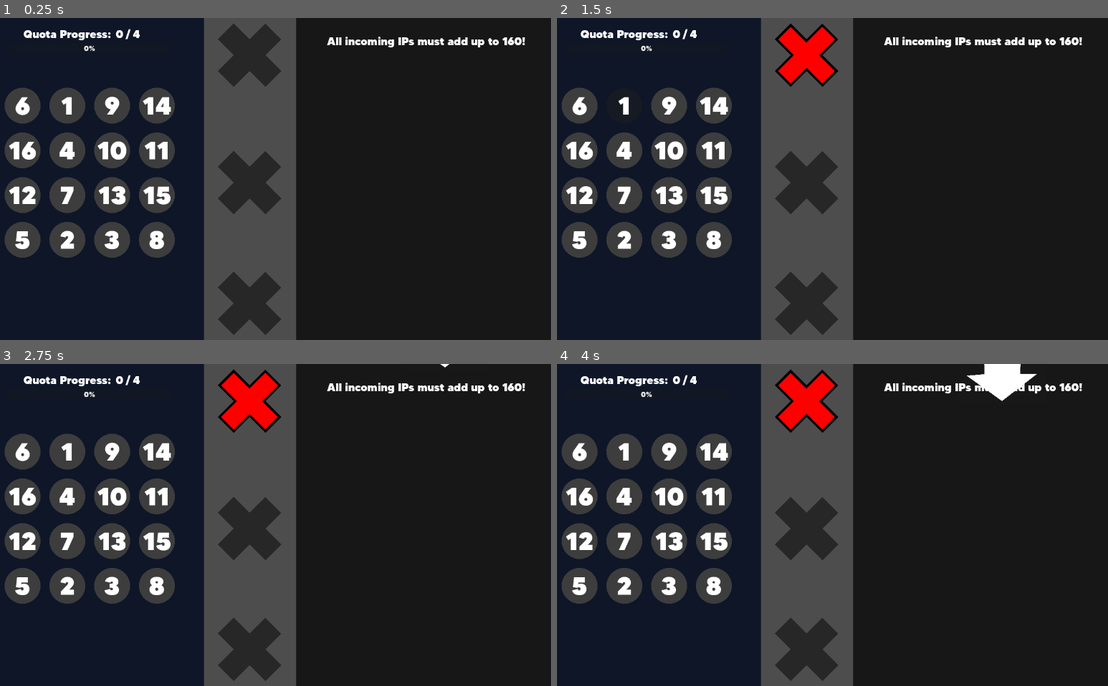
Above: before the commit, frames 1-4 (two rows, left to right).
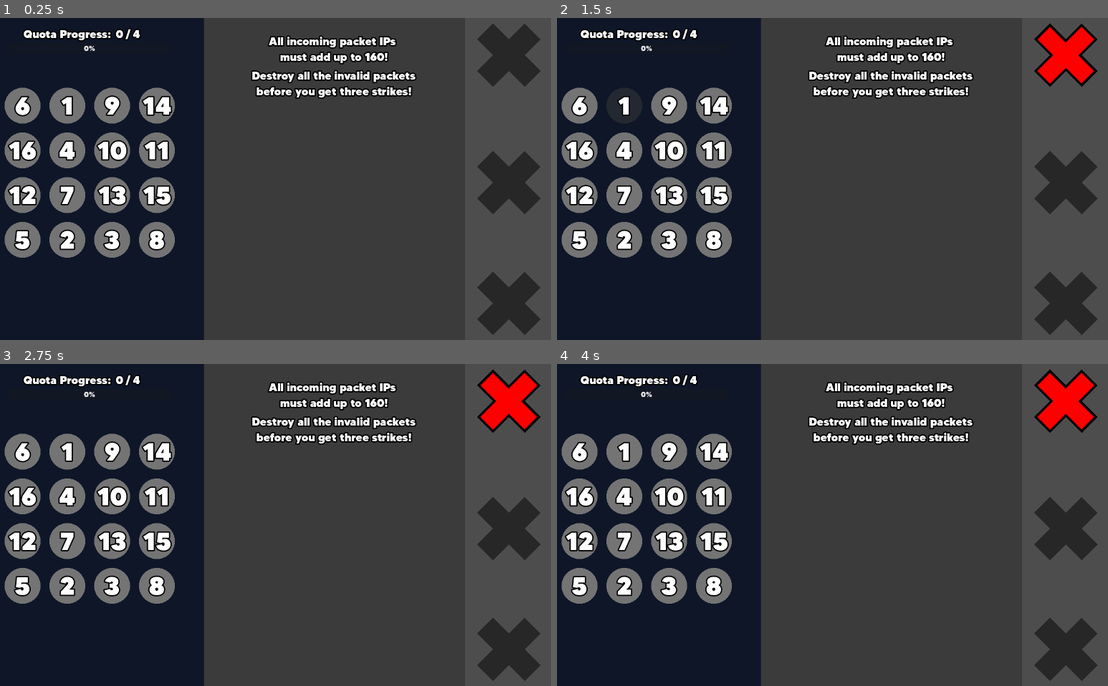
Above: after the commit, the same moments.

Repository: SHKBRD/GameOfRiskCyber
Game: Godot game, scene res://scenes/game_scene.tscn
Same seed, same stepped clock (60 frames per second), same inputs: the game is played once before the commit and once after it.
Inputs (mouse positions are in pixels of both pictures, inside the frame that each line leads up to):
- Up to frame 1 (0.25 s): no input
- Up to frame 2 (1.5 s): tap Enter at 0.5 s; move the mouse to (579, 104) at 0.52 s; click (579, 104) at 0.6 s; move the mouse to (623, 104) at 1.27 s; tap T (Check) at 1.35 s
- Up to frame 3 (2.75 s): click (66, 450) at 1.55 s; tap Space at 2 s; move the mouse to (110, 450) at 2.02 s; click (110, 450) at 2.1 s
- Up to frame 4 (4 s): tap Enter at 2.75 s; move the mouse to (711, 450) at 2.77 s; click (711, 450) at 2.85 s; move the mouse to (579, 496) at 3.52 s; tap T (Check) at 3.6 s; click (579, 496) at 3.8 s

The runs differ from the first frame. In frame 1, 49% of the frame differs, in the area x 0-100%, y 0-100%; in frame 2, 51%; in frame 3, 51%; in frame 4, 51%.

Commit message:
add progress

Diff:
--- a/assets/themes/work.tres
+++ b/assets/themes/work.tres
@@ -3,6 +3,7 @@
 [ext_resource type="FontFile" uid="uid://w1uj2x21q4go" path="res://assets/fonts/made_tommy/MADE TOMMY Black_PERSONAL USE.otf" id="1_g8n7o"]
 
 [resource]
+Label/constants/outline_size = 11
 Label/font_sizes/font_size = 25
 Label/fonts/font = ExtResource("1_g8n7o")
 ProgressBar/fonts/font = ExtResource("1_g8n7o")
--- a/scenes/game_scene.tscn
+++ b/scenes/game_scene.tscn
@@ -18,9 +18,9 @@
 [node name="Mistakes" type="Control" parent="."]
 layout_mode = 3
 anchors_preset = 0
-offset_left = 605.0
+offset_left = 1184.0
 offset_top = 83.0
-offset_right = 605.0
+offset_right = 1184.0
 offset_bottom = 83.0
 
 [node name="Mistake" parent="Mistakes" instance=ExtResource("3_bw6k5")]
@@ -41,7 +41,8 @@
 offset_bottom = 558.0
 
 [node name="PacketScene" parent="." instance=ExtResource("2_ycayy")]
-offset_left = 711.0
-offset_right = 711.0
+offset_left = 505.0
+offset_right = 505.0
 
 [connection signal="mistake_made" from="WorkScene" to="." method="_on_work_scene_mistake_made"]
+[connection signal="made_packet_mistake" from="PacketScene" to="." method="_on_packet_scene_made_packet_mistake"]
--- a/scenes/incoming_packet.tscn
+++ b/scenes/incoming_packet.tscn
@@ -33,6 +33,36 @@
 text = "Incoming:"
 horizontal_alignment = 1
 
+[node name="IP2" type="Label" parent="."]
+layout_mode = 0
+offset_left = 52.0
+offset_top = 116.0
+offset_right = 143.0
+offset_bottom = 165.0
+theme_override_colors/font_color = Color(0, 0, 0, 1)
+text = "HP:"
+horizontal_alignment = 1
+
+[node name="HP" type="Label" parent="."]
+layout_mode = 0
+offset_left = 52.0
+offset_top = 77.0
+offset_right = 143.0
+offset_bottom = 126.0
+theme_override_colors/font_color = Color(0, 0, 0, 1)
+text = "HP:"
+horizontal_alignment = 1
+
+[node name="HPCount" type="Label" parent="."]
+layout_mode = 0
+offset_left = 52.0
+offset_top = 94.0
+offset_right = 143.0
+offset_bottom = 143.0
+theme_override_colors/font_color = Color(0, 0, 0, 1)
+text = "HP:"
+horizontal_alignment = 1
+
 [node name="VisibleOnScreenNotifier2D" type="VisibleOnScreenNotifier2D" parent="."]
 position = Vector2(98, 85.5)
 scale = Vector2(10, 8.65)
--- a/scenes/numpad_number.tscn
+++ b/scenes/numpad_number.tscn
@@ -6,7 +6,7 @@
 [sub_resource type="Gradient" id="Gradient_nrqcd"]
 interpolation_mode = 1
 offsets = PackedFloat32Array(0, 0.636364)
-colors = PackedColorArray(0.24, 0.24, 0.24, 1, 1, 1, 1, 0)
+colors = PackedColorArray(0.458405, 0.458405, 0.458405, 1, 1, 1, 1, 0)
 
 [sub_resource type="GradientTexture2D" id="GradientTexture2D_bg2j3"]
 gradient = SubResource("Gradient_nrqcd")
--- a/scenes/packet_scene.tscn
+++ b/scenes/packet_scene.tscn
@@ -13,10 +13,10 @@
 offset_right = 583.0
 offset_bottom = 724.0
 mouse_filter = 2
-color = Color(0.0911214, 0.0911215, 0.0911214, 1)
+color = Color(0.230315, 0.230315, 0.230315, 1)
 
 [node name="Timer" type="Timer" parent="."]
-wait_time = 2.5
+wait_time = 7.5
 autostart = true
 
 [node name="MobArea" type="Control" parent="."]
@@ -32,6 +32,20 @@
 offset_right = 512.0
 offset_bottom = 68.0
 theme = ExtResource("1_pj18c")
-text = "All incoming IPs must add up to 160!"
+text = "All incoming packet IPs
+must add up to 160!"
+horizontal_alignment = 1
+
+[node name="Label2" type="Label" parent="."]
+layout_mode = 0
+offset_left = 69.0
+offset_top = 113.0
+offset_right = 512.0
+offset_bottom = 180.0
+theme = ExtResource("1_pj18c")
+theme_override_colors/font_outline_color = Color(0, 0, 0, 1)
+text = "Destroy all the invalid packets
+before you get three strikes!"
+horizontal_alignment = 1
 
 [connection signal="timeout" from="Timer" to="." method="_on_timer_timeout"]
--- a/scenes/work_scene.tscn
+++ b/scenes/work_scene.tscn
@@ -26,6 +26,7 @@
 [node name="ConnectLine" type="Line2D" parent="Numpad"]
 unique_name_in_owner = true
 position = Vector2(100, 100)
+default_color = Color(0.498039, 0.552941, 1, 0.803922)
 
 [node name="NumberGrid" type="Node2D" parent="Numpad"]
 unique_name_in_owner = true
--- a/scripts/game_scene.gd
+++ b/scripts/game_scene.gd
@@ -5,11 +5,17 @@
 static var maxMistakes: int = 3
 static var mistakesMade: int = 0
 
-
-func _on_work_scene_mistake_made() -> void:
+func make_mistake() -> void:
 	# run previous mistake anim
 	if mistakesMade != 3:
 		$Mistakes.get_child(mistakesMade).reveal()
 
 	if mistakesMade != 3:
 		mistakesMade += 1
+
+func _on_work_scene_mistake_made() -> void:
+	make_mistake()
+
+
+func _on_packet_scene_made_packet_mistake() -> void:
+	make_mistake()
--- a/scripts/incoming_packet.gd
+++ b/scripts/incoming_packet.gd
@@ -1,5 +1,7 @@
 extends Button
 class_name Packet
+
+signal made_mistake()
 
 enum PacketType {
 	BAD,
@@ -7,6 +9,7 @@
 }
 
 var packetType: PacketType
+@export var hp: int = 10
 
 func generate_ip() -> void:
 	var typePick: int = RandomNumberGenerator.new().randi_range(0, 1)
@@ -15,23 +18,43 @@
 	if packetType == PacketType.BAD:
 		offset = RandomNumberGenerator.new().randi_range(4, 9)
 		offset *= ((offset % 2) * 2) - 1
-	var remaining: int = 160
+	var remaining: int = 160 + offset
 	var ipNums: Array = []
-	for i: int in range(3, 1, -1):
+	for i: int in range(3, 0, -1):
 		var chosenIPNum: int = RandomNumberGenerator.new().randi_range(1, remaining-i)
 		ipNums.append(chosenIPNum)
 		remaining -= chosenIPNum
 	ipNums.append(remaining)
 
+	var assembleIPText: String = ""
+	var IPADD: int = 0
+	for ipNum: int in ipNums:
+		assembleIPText += str(ipNum) + "."
+		IPADD += ipNum
+	assembleIPText = assembleIPText.substr(0, assembleIPText.length()-1)
+
+	$IP.text = assembleIPText
+	$IP2.text = str(IPADD)
+
 
 func _ready() -> void:
 	position.x = RandomNumberGenerator.new().randf_range(0, 500)
 	generate_ip()
+	$HPCount.text = str(hp)
 
 func _process(delta: float) -> void:
-	position += Vector2(0, 1)
+	position += Vector2(0, 0.5)
 
+func _pressed() -> void:
+	hp -= 1
+	$HPCount.text = str(hp)
 
+	if hp == 0:
+		if packetType == PacketType.GOOD:
+			made_mistake.emit()
+		queue_free()
 
 func _on_visible_on_screen_notifier_2d_screen_exited() -> void:
 	queue_free()
+	if packetType == PacketType.BAD:
+		made_mistake.emit()
--- a/scripts/number_grid.gd
+++ b/scripts/number_grid.gd
@@ -19,6 +19,8 @@
 var readyToResetLose: bool = false
 
 func _ready() -> void:
+	#init_numbers()
+	pass
 	init_numbers()
 
 func _process(delta: float) -> void:
@@ -47,6 +49,7 @@
 			button.self_modulate = Color.GREEN
 
 		reset_progress()
+		init_numbers()
 
 func init_lose_round() -> void:
 	if not readyToResetLose:
@@ -86,8 +89,8 @@
 			connectOrder = -1
 	if Input.is_action_just_released("NumpadButtonPressed"):
 		dragging = false
-		reset_progress()
 		connectLine.clear_points()
+
 		if not readyToResetWin and currentNumber != -1:
 			init_lose_round()
 		else:
@@ -96,8 +99,13 @@
 			readyToResetLose = false
 
 
+
 func init_numbers() -> void:
 	var numberButtons: Array = []
+	var numberChildren: Array = get_children()
+	for child: Node in numberChildren:
+		remove_child(child)
+		child.queue_free()
 	for number: int in height*width:
 		numberButtons.append(number+1)
 	for heightInd: int in height:
@@ -121,12 +129,13 @@
 	currentNumber = -1
 	connectLine.clear_points()
 
+
 func _on_number_just_hovered(numberObj: NumpadNumber) -> void:
 	if numberObj.number != 1:
 		pass
 	currentNumber = numberObj.number
 
-	if dragging:
+	if dragging and not (readyToResetLose or readyToResetWin):
 		if currentNumber == connectOrder + 1:
 			connectOrder = currentNumber
 			numberObj.confirm_number()
--- a/scripts/numpad_button.gd
+++ b/scripts/numpad_button.gd
@@ -7,6 +7,8 @@
 var number: int = 0
 var readInput: bool = false
 var confirmed: bool = false
+
+@onready var parent: Node = get_parent()
 
 func init_numpad_button(num: int) -> void:
 	number = num
@@ -19,7 +21,7 @@
 
 func confirm_number() -> void:
 	confirmed = true
-	self_modulate = Color.BLUE
+	self_modulate = Color.DODGER_BLUE
 
 func reset() -> void:
 	confirmed = false
@@ -27,11 +29,11 @@
 func _on_area_2d_mouse_entered() -> void:
 	readInput = true
 	mouse_hovered.emit(self)
-	if not get_parent().dragging and not get_parent().readyToResetWin:
+	if not parent.dragging and not parent.readyToResetWin:
 		self_modulate = Color(0.5, 0.5, 0.5, 0.5)
 
 func _on_area_2d_mouse_exited() -> void:
 	readInput = false
 	mouse_left.emit(self)
-	if not get_parent().dragging and not get_parent().readyToResetWin:
+	if not parent.dragging and not parent.readyToResetWin:
 		self_modulate = Color(1.0, 1.0, 1.0, 1.0)
--- a/scripts/packet_scene.gd
+++ b/scripts/packet_scene.gd
@@ -1,5 +1,7 @@
 extends Control
 class_name PacketScene
+
+signal made_packet_mistake()
 
 var packetScene: PackedScene = preload("res://scenes/incoming_packet.tscn")
 
@@ -12,7 +14,11 @@
 func send_packet() -> void:
 	var newPacket: Packet = packetScene.instantiate()
 	$MobArea.add_child(newPacket)
+	newPacket.made_mistake.connect(made_mistake)
 
+
+func made_mistake() -> void:
+	made_packet_mistake.emit()
 
 func _on_timer_timeout() -> void:
 	send_packet()
Not shown: 1 places in scenes/game_scene.tscn that only renumber resources
Not shown: 1 places in scenes/packet_scene.tscn that only renumber resources
